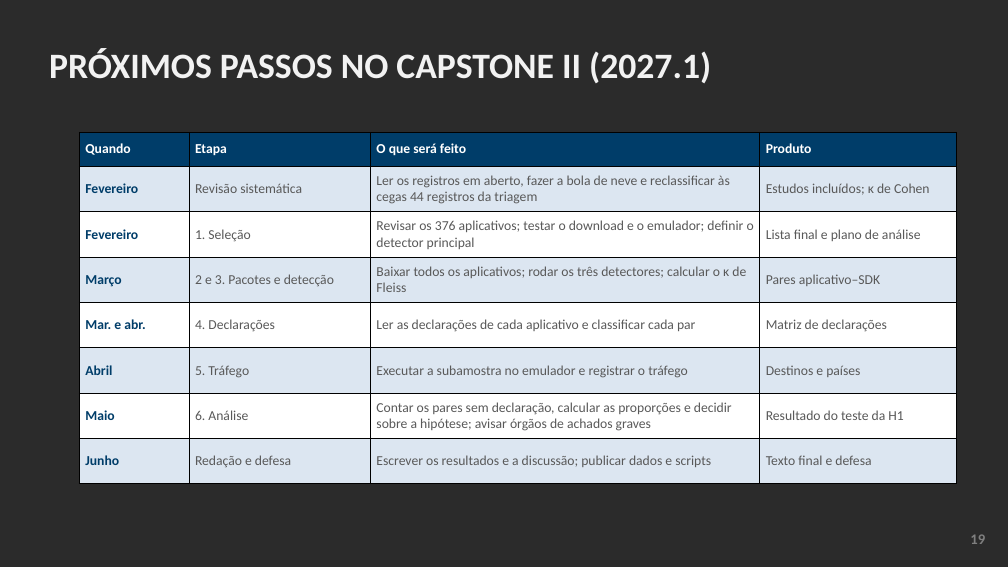
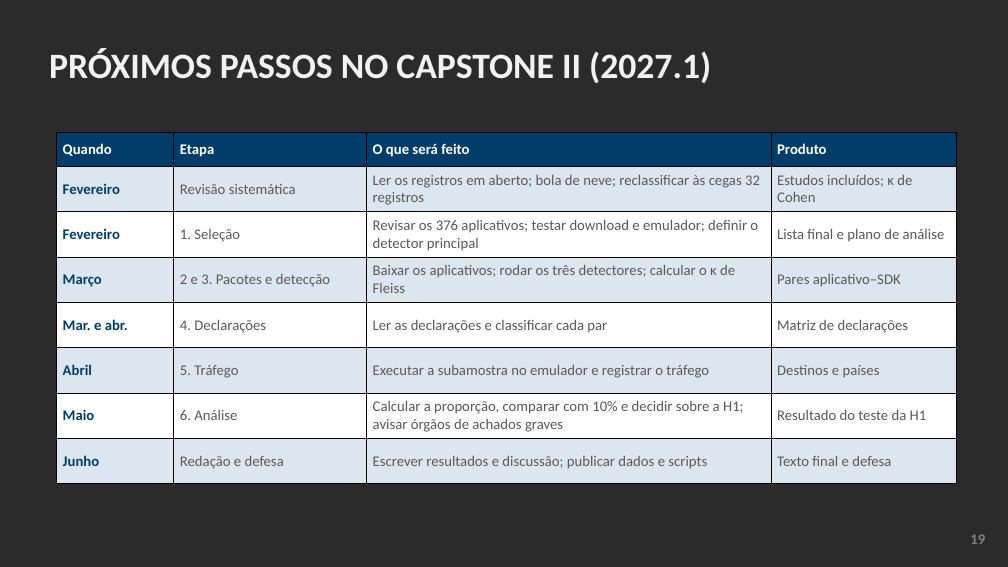
Before and after one commit to ClaudioAMF1/TCC, a slide deck: slide 19 of tcc/apresentacao/apresentacao-defesa-final.pptx. Drawn at 1008x567 pixels with LibreOffice and Linux fonts; fonts in the diff are those of the drawing; background and template pictures are left out; a plain dark background stands for a picture behind light text. Boxes give left, top, right and bottom in pixels: in the first picture for what was removed or moved away, otherwise in the second. Text is boxed around its words. In the diff, an @@ line names an element or a change of style, - is before the commit and + after.

```diff
--- a/tcc/apresentacao/apresentacao-defesa-final.pptx
+++ b/tcc/apresentacao/apresentacao-defesa-final.pptx
@@ table at (x1=57, y1=132, x2=957, y2=484) @@
-row 2, column 3: Ler os registros em aberto, fazer a bola de neve e reclassificar às cegas 44 registros da triagem
+row 2, column 3: Ler os registros em aberto; bola de neve; reclassificar às cegas 32 registros
-row 3, column 3: Revisar os 376 aplicativos; testar o download e o emulador; definir o detector principal
+row 3, column 3: Revisar os 376 aplicativos; testar download e emulador; definir o detector principal
-row 4, column 3: Baixar todos os aplicativos; rodar os três detectores; calcular o κ de Fleiss
+row 4, column 3: Baixar os aplicativos; rodar os três detectores; calcular o κ de Fleiss
-row 5, column 3: Ler as declarações de cada aplicativo e classificar cada par
+row 5, column 3: Ler as declarações e classificar cada par
-row 7, column 3: Contar os pares sem declaração, calcular as proporções e decidir sobre a hipótese; avisar órgãos de achados graves
+row 7, column 3: Calcular a proporção, comparar com 10% e decidir sobre a H1; avisar órgãos de achados graves
-row 8, column 3: Escrever os resultados e a discussão; publicar dados e scripts
+row 8, column 3: Escrever resultados e discussão; publicar dados e scripts
@@ size 13 to 14 pt in "Quando", "Etapa", "O que será feito", "Produto" and 22 more places @@
@@ table resized from (x1=79, y1=132, x2=957, y2=484) to (x1=57, y1=132, x2=957, y2=484) @@
```
Also in this commit, not shown: 18 other slides changed, 1 slide removed, 15 other files.
